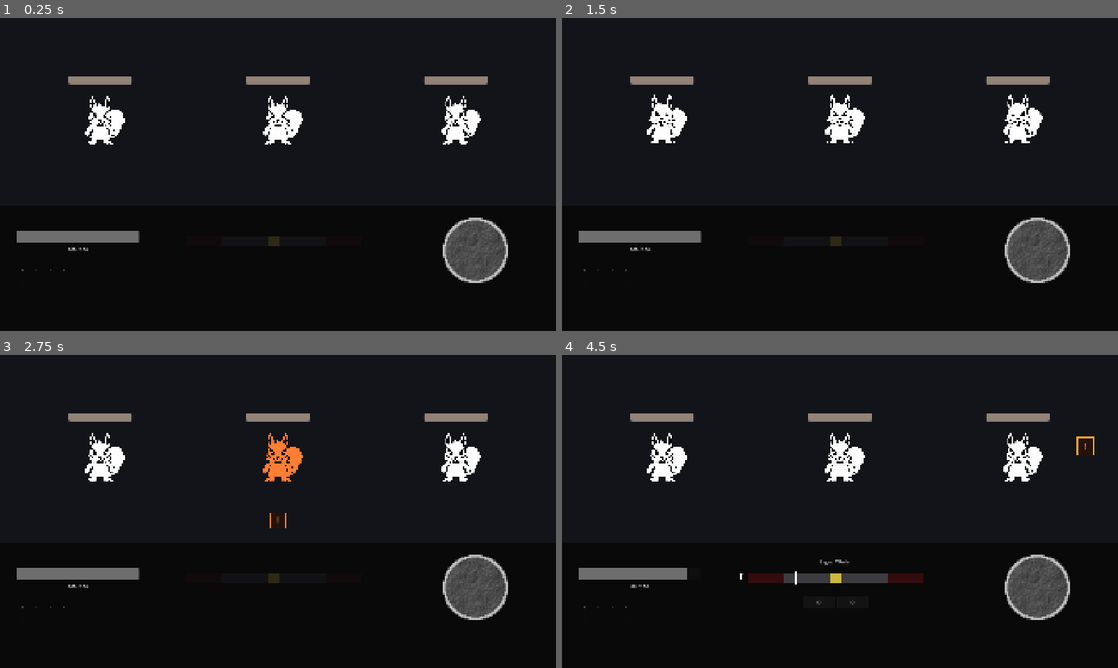
Above: before the commit, frames 1-4 (two rows, left to right).
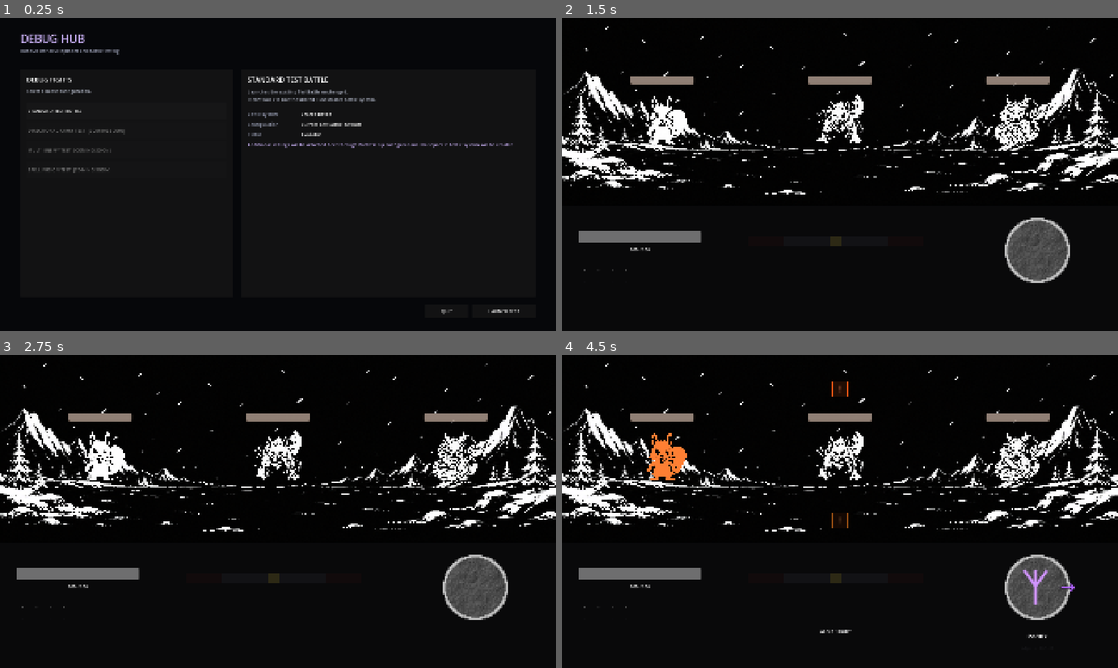
Above: after the commit, the same moments.

Repository: Jutland3301/RuneMaster
Game: Godot game, scene res://scenes/debug/debug_hub.tscn
Two runs of this game, one before a commit and one after it. Both use one fixed random seed, a clock stepped at 60 frames per second and the inputs below. Before the commit the project starts from res://scenes/battle/test_battle.tscn.
Inputs (mouse positions are in pixels of both pictures, inside the frame that each line leads up to):
- Up to frame 1 (0.25 s): no input
- Up to frame 2 (1.5 s): click (689, 111) at 0.5 s, where only the run after the commit has a clickable "STANDARD TEST BATTLE"; click (1067, 312) at 1.25 s, where only the run after the commit has a clickable "LAUNCH TEST"
- Up to frame 3 (2.75 s): tap Enter (battle_confirm) at 2, 2.1 s; move the mouse to (400, 495) at 2.02 s; hold Right (battle_right) from 2.03 s (still down)
- Up to frame 4 (4.5 s): move the mouse to (728, 527) at 2.77 s; release Right (battle_right) at 2.78 s; hold Down (battle_down) 2.78-3.53 s; tap Q (rune_slot_1) at 2.85 s; move the mouse to (895, 442) at 3.52 s; hold Right (battle_right) 3.53-4.28 s; tap A (rune_slot_2) at 3.6 s; move the mouse to (812, 574) at 4.27 s; hold Up (battle_up) from 4.28 s (still down); tap S (rune_slot_3) at 4.35 s

The runs differ from the first frame. In frame 1, 7.5% of the frame differs, in the area x 3-94%, y 5-95%; in frame 2, 7.4%; in frame 3, 7.8%; in frame 4, 9.6%, in the area x 0-100%, y 2-91%.

Commit message:
Update RuneMaster full project

Diff:
--- /dev/null
+++ b/data/battles/test_battle_setup.tres
@@ -0,0 +1,13 @@
+[gd_resource type="Resource" script_class="BattleSetup" format=3 uid="uid://dqfannx7unweu"]
+
+[ext_resource type="Script" uid="uid://b3wnvbqprkb7s" path="res://scripts/core/battle_setup.gd" id="1_ij211"]
+[ext_resource type="Texture2D" uid="uid://dlix4oo5ysbkt" path="res://assets/backgrounds/ChatGPT Image Sep 2, 2026, 08_42_44 PM (1).png" id="1_qywtd"]
+[ext_resource type="Script" uid="uid://c3wxua420qv55" path="res://scripts/data/enemy_data.gd" id="2_g804n"]
+[ext_resource type="Resource" uid="uid://cq5034p4dya5m" path="res://data/enemies/test_enemy_a.tres" id="3_csw26"]
+[ext_resource type="Resource" uid="uid://dbcjpfcx3mfv0" path="res://data/enemies/test_enemy_b.tres" id="4_rmh2y"]
+[ext_resource type="Resource" uid="uid://c6h7704x03c46" path="res://data/enemies/test_enemy_c.tres" id="5_5lcmo"]
+
+[resource]
+script = ExtResource("1_ij211")
+enemies = Array[ExtResource("2_g804n")]([ExtResource("3_csw26"), ExtResource("4_rmh2y"), ExtResource("5_5lcmo")])
+background = ExtResource("1_qywtd")
--- a/data/enemies/test_enemy_b.tres
+++ b/data/enemies/test_enemy_b.tres
@@ -2,7 +2,7 @@
 
 [ext_resource type="Script" uid="uid://c3wxua420qv55" path="res://scripts/data/enemy_data.gd" id="1_enemy"]
 [ext_resource type="Script" uid="uid://c66f1swmolkmf" path="res://scripts/data/attack_data.gd" id="2_attack"]
-[ext_resource type="Texture2D" uid="uid://cvkwgdn7r2qm" path="res://assets/enemies/Enemy1.png" id="3_7etvk"]
+[ext_resource type="Texture2D" uid="uid://dcrjsiyml2eio" path="res://assets/enemies/fenrir_512.png" id="3_7etvk"]
 
 [sub_resource type="Resource" id="AttackData_up"]
 script = ExtResource("2_attack")
--- a/data/enemies/test_enemy_c.tres
+++ b/data/enemies/test_enemy_c.tres
@@ -2,7 +2,7 @@
 
 [ext_resource type="Script" uid="uid://c3wxua420qv55" path="res://scripts/data/enemy_data.gd" id="1_enemy"]
 [ext_resource type="Script" uid="uid://c66f1swmolkmf" path="res://scripts/data/attack_data.gd" id="2_attack"]
-[ext_resource type="Texture2D" uid="uid://cvkwgdn7r2qm" path="res://assets/enemies/Enemy1.png" id="3_rwumo"]
+[ext_resource type="Texture2D" uid="uid://c7njulf8n72l" path="res://assets/enemies/jormungandr_512.png" id="3_rwumo"]
 
 [sub_resource type="Resource" id="AttackData_right"]
 script = ExtResource("2_attack")
--- a/project.godot
+++ b/project.godot
@@ -11,7 +11,7 @@
 [application]
 
 config/name="RuneMaster"
-run/main_scene="uid://dpmmsgmmfi1g2"
+run/main_scene="uid://g6j42jhb51n8"
 config/features=PackedStringArray("4.7", "GL Compatibility")
 config/icon="res://icon.svg"
 
--- a/scenes/battle/test_battle.tscn
+++ b/scenes/battle/test_battle.tscn
@@ -1,6 +1,14 @@
 [gd_scene format=3 uid="uid://dpmmsgmmfi1g2"]
 
 [ext_resource type="Script" uid="uid://0h1hgev8opv" path="res://scripts/battle/test_battle.gd" id="1_lghx1"]
+[ext_resource type="Script" uid="uid://ctqi88ju6cf5r" path="res://scripts/battle/battle_audio.gd" id="2_teaa6"]
+[ext_resource type="Resource" uid="uid://dqfannx7unweu" path="res://data/battles/test_battle_setup.tres" id="2_xkjlo"]
+[ext_resource type="AudioStream" uid="uid://brl3brx7dngwr" path="res://assets/audio/snowy-ambush-128-ytshorts.savetube.me.mp3" id="3_xkjlo"]
 
 [node name="TestBattle" type="Node" unique_id=720104457]
 script = ExtResource("1_lghx1")
+battle_setup = ExtResource("2_xkjlo")
+
+[node name="BattleAudio" type="Node" parent="." unique_id=1474276691]
+script = ExtResource("2_teaa6")
+bgm_stream = ExtResource("3_xkjlo")
--- /dev/null
+++ b/scenes/debug/debug_hub.tscn
@@ -0,0 +1,8 @@
+[gd_scene format=3 uid="uid://g6j42jhb51n8"]
+
+[ext_resource type="Script" uid="uid://ct40vve1iwnm1" path="res://scripts/ui/debug_hud.gd" id="1_phcor"]
+
+[node name="DebugHub" type="Control" unique_id=1978447970]
+layout_mode = 3
+anchors_preset = 0
+script = ExtResource("1_phcor")
--- a/scripts/battle/battle_audio.gd
+++ b/scripts/battle/battle_audio.gd
@@ -4,46 +4,76 @@
 const BGM_BUS := &"BGM"
 const SFX_BUS := &"SFX"
 
+@export_category("Battle Music")
+@export var bgm_stream: AudioStream
+@export_range(-40.0, 6.0, 0.5) var bgm_volume_db: float = -10.0
+
 var bgm_player: AudioStreamPlayer
 var sfx_player: AudioStreamPlayer
 var sfx_streams: Dictionary = {}
 
 
-func setup(bgm_stream: AudioStream) -> void:
+func _ready() -> void:
+	_setup_audio()
+
+
+func _setup_audio() -> void:
 	_ensure_bus(BGM_BUS)
 	_ensure_bus(SFX_BUS)
 
 	bgm_player = AudioStreamPlayer.new()
-	bgm_player.name = "BattleBGM"
+	bgm_player.name = "BGMPlayer"
 	bgm_player.bus = BGM_BUS
-	bgm_player.volume_db = -10.0
+	bgm_player.volume_db = bgm_volume_db
 	add_child(bgm_player)
 
 	sfx_player = AudioStreamPlayer.new()
-	sfx_player.name = "BattleSFX"
+	sfx_player.name = "SFXPlayer"
 	sfx_player.bus = SFX_BUS
 	add_child(sfx_player)
 
 	if bgm_stream == null:
-		push_warning("Basic Battle BGM 1 was not found; battle will run silently.")
+		push_warning(
+			"BattleAudio: No BGM is assigned in the Inspector."
+		)
 		return
 
-	if bgm_stream is AudioStreamOggVorbis:
-		(bgm_stream as AudioStreamOggVorbis).loop = true
-	elif bgm_stream is AudioStreamWAV:
-		(bgm_stream as AudioStreamWAV).loop_mode = AudioStreamWAV.LOOP_FORWARD
+	var playback_stream := bgm_stream.duplicate() as AudioStream
+	_enable_loop(playback_stream)
 
-	bgm_player.stream = bgm_stream
+	bgm_player.stream = playback_stream
 	bgm_player.play()
 
 
-func register_sfx(hook: StringName, stream: AudioStream) -> void:
+func _enable_loop(audio_stream: AudioStream) -> void:
+	if audio_stream is AudioStreamMP3:
+		(audio_stream as AudioStreamMP3).loop = true
+
+	elif audio_stream is AudioStreamOggVorbis:
+		(audio_stream as AudioStreamOggVorbis).loop = true
+
+	elif audio_stream is AudioStreamWAV:
+		(audio_stream as AudioStreamWAV).loop_mode = (
+			AudioStreamWAV.LOOP_FORWARD
+		)
+
+
+func register_sfx(
+	hook: StringName,
+	stream: AudioStream
+) -> void:
 	if stream != null:
 		sfx_streams[hook] = stream
 
 
-func play_sfx(hook: StringName, pitch: float = 1.0) -> void:
-	if not sfx_streams.has(hook) or sfx_player == null:
+func play_sfx(
+	hook: StringName,
+	pitch: float = 1.0
+) -> void:
+	if not sfx_streams.has(hook):
+		return
+
+	if sfx_player == null:
 		return
 
 	sfx_player.stream = sfx_streams[hook]
@@ -61,4 +91,7 @@
 		return
 
 	AudioServer.add_bus()
-	AudioServer.set_bus_name(AudioServer.bus_count - 1, bus_name)
+	AudioServer.set_bus_name(
+		AudioServer.bus_count - 1,
+		bus_name
+	)
--- a/scripts/battle/test_battle.gd
+++ b/scripts/battle/test_battle.gd
@@ -33,8 +33,10 @@
 var loadout_ui: LoadoutKeybindUI
 var debug_overlay: DebugOverlay
 var battle_result: BattleResult
-var battle_setup: BattleSetup
-var battle_audio: BattleAudio
+@export var battle_setup: BattleSetup
+@onready var battle_audio: BattleAudio = get_node(
+	"BattleAudio"
+) as BattleAudio
 
 var total_perfects: int = 0
 var parry_count: int = 0
@@ -43,15 +45,23 @@
 var spell_use_counts: Dictionary = {}
 var defeated_enemy_ids: Array[StringName] = []
 
+
+
 func _ready() -> void:
 	if has_queued_rng_seed:
 		rng_seed = queued_rng_seed
 
 	battle_result = BattleResult.new()
-	battle_setup = BattleSetup.consume_queued()
+	var queued_setup := BattleSetup.consume_queued()
+
+	if queued_setup != null:
+		battle_setup = queued_setup
 
 	if battle_setup == null:
-		battle_setup = _create_default_test_setup()
+		push_error(
+			"TestBattle: BattleSetup is not assigned."
+		)
+		return
 
 	persistent_data = SaveSystem.load_player()
 	persistent_data.validate_loadout()
@@ -128,11 +138,6 @@
 	player_status = StatusEffectController.new()
 	player_status.name = "PlayerStatus"
 	add_child(player_status)
-
-	battle_audio = BattleAudio.new()
-	battle_audio.name = "BattleAudio"
-	add_child(battle_audio)
-	battle_audio.setup(battle_setup.bgm)
 
 	battle_manager.register_player(player)
 
--- a/scripts/core/battle_setup.gd
+++ b/scripts/core/battle_setup.gd
@@ -1,14 +1,15 @@
 class_name BattleSetup
-extends RefCounted
+extends Resource
 
 static var pending_setup: BattleSetup = null
 
-var enemies: Array[EnemyData] = []
+@export_category("Battle")
+@export var enemies: Array[EnemyData] = []
+@export var background: Texture2D
 
-var background: Texture2D = null
-var bgm: AudioStream = null
+@export_category("Navigation")
+@export_file("*.tscn") var origin_scene_path: String = ""
 
-var origin_scene_path: String = ""
 var special_metadata: Dictionary = {}
 
 
@@ -18,7 +19,9 @@
 	enemies = p_enemies
 
 
-static func queue_for_next_battle(setup: BattleSetup) -> void:
+static func queue_for_next_battle(
+	setup: BattleSetup
+) -> void:
 	pending_setup = setup
 
 
--- a/scripts/ui/battle_ui.gd
+++ b/scripts/ui/battle_ui.gd
@@ -1,5 +1,7 @@
 class_name BattleUI
 extends CanvasLayer
+
+const ALGIZ_RUNE: RuneData = preload("res://data/runes/algiz.tres")
 
 var root: Control
 
@@ -505,11 +507,22 @@
 		direction_name
 	)
 
+	fusion_ui.show_parry(
+		ALGIZ_RUNE,
+		direction as EnemyAttackEvent.ParryDirection
+	)
+
 
 func _on_parry_cleared() -> void:
 	casting_ui.show_parry(
 		false,
 		""
+	)
+
+	var combo: Array[RuneData] = battle_ref.rune_caster.combo
+	fusion_ui.update_combo(
+		combo,
+		battle_ref.rune_caster.get_current_spell()
 	)
 
 
--- /dev/null
+++ b/scripts/ui/debug_hud.gd
@@ -0,0 +1,317 @@
+class_name DebugHub
+extends Control
+
+# 現在project.godotのmain_sceneに指定されているTestBattle。
+const STANDARD_TEST_BATTLE: PackedScene = preload(
+	"uid://dpmmsgmmfi1g2"
+)
+
+var fight_list: VBoxContainer
+var settings_container: VBoxContainer
+var launch_button: Button
+
+var selected_fight: StringName = &"standard_test_battle"
+
+
+func _ready() -> void:
+	set_anchors_and_offsets_preset(Control.PRESET_FULL_RECT)
+	_build_ui()
+	_select_fight(&"standard_test_battle")
+
+
+func _build_ui() -> void:
+	var background := ColorRect.new()
+	background.set_anchors_and_offsets_preset(Control.PRESET_FULL_RECT)
+	background.color = Color(0.025, 0.028, 0.04)
+	background.mouse_filter = Control.MOUSE_FILTER_IGNORE
+	add_child(background)
+
+	var margin := MarginContainer.new()
+	margin.set_anchors_and_offsets_preset(Control.PRESET_FULL_RECT)
+	margin.add_theme_constant_override("margin_left", 70)
+	margin.add_theme_constant_override("margin_top", 45)
+	margin.add_theme_constant_override("margin_right", 70)
+	margin.add_theme_constant_override("margin_bottom", 45)
+	add_child(margin)
+
+	var page := VBoxContainer.new()
+	page.add_theme_constant_override("separation", 24)
+	margin.add_child(page)
+
+	var header := _build_header()
+	page.add_child(header)
+
+	var divider := HSeparator.new()
+	page.add_child(divider)
+
+	var body := HBoxContainer.new()
+	body.size_flags_vertical = Control.SIZE_EXPAND_FILL
+	body.add_theme_constant_override("separation", 28)
+	page.add_child(body)
+
+	var fight_panel := _build_fight_panel()
+	fight_panel.size_flags_horizontal = Control.SIZE_EXPAND_FILL
+	fight_panel.size_flags_stretch_ratio = 0.42
+	body.add_child(fight_panel)
+
+	var settings_panel := _build_settings_panel()
+	settings_panel.size_flags_horizontal = Control.SIZE_EXPAND_FILL
+	settings_panel.size_flags_stretch_ratio = 0.58
+	body.add_child(settings_panel)
+
+	var footer := _build_footer()
+	page.add_child(footer)
+
+
+func _build_header() -> Control:
+	var container := VBoxContainer.new()
+	container.add_theme_constant_override("separation", 4)
+
+	var title := Label.new()
+	title.text = "DEBUG HUB"
+	title.add_theme_font_size_override("font_size", 38)
+	title.add_theme_color_override(
+		"font_color",
+		Color(0.82, 0.72, 1.0)
+	)
+	container.add_child(title)
+
+	var subtitle := Label.new()
+	subtitle.text = (
+		"RuneMaster development and battle testing"
+	)
+	subtitle.add_theme_font_size_override("font_size", 16)
+	subtitle.add_theme_color_override(
+		"font_color",
+		Color(0.58, 0.60, 0.68)
+	)
+	container.add_child(subtitle)
+
+	return container
+
+
+func _build_fight_panel() -> PanelContainer:
+	var panel := PanelContainer.new()
+
+	var margin := MarginContainer.new()
+	margin.add_theme_constant_override("margin_left", 22)
+	margin.add_theme_constant_override("margin_top", 20)
+	margin.add_theme_constant_override("margin_right", 22)
+	margin.add_theme_constant_override("margin_bottom", 20)
+	panel.add_child(margin)
+
+	var content := VBoxContainer.new()
+	content.add_theme_constant_override("separation", 12)
+	margin.add_child(content)
+
+	var heading := Label.new()
+	heading.text = "DEBUG FIGHTS"
+	heading.add_theme_font_size_override("font_size", 22)
+	content.add_child(heading)
+
+	var description := Label.new()
+	description.text = "Select a battle configuration."
+	description.add_theme_color_override(
+		"font_color",
+		Color(0.65, 0.67, 0.72)
+	)
+	content.add_child(description)
+
+	var separator := HSeparator.new()
+	content.add_child(separator)
+
+	fight_list = VBoxContainer.new()
+	fight_list.add_theme_constant_override("separation", 10)
+	content.add_child(fight_list)
+
+	_add_fight_button(
+		"STANDARD TEST BATTLE",
+		&"standard_test_battle",
+		false
+	)
+
+	_add_fight_button(
+		"DIRECTIONAL PARRY TEST",
+		&"directional_parry_test",
+		true
+	)
+
+	_add_fight_button(
+		"MULTI-ENEMY TEST",
+		&"multi_enemy_test",
+		true
+	)
+
+	_add_fight_button(
+		"SPELL FUSION TEST",
+		&"spell_fusion_test",
+		true
+	)
+
+	return panel
+
+
+func _build_settings_panel() -> PanelContainer:
+	var panel := PanelContainer.new()
+
+	var margin := MarginContainer.new()
+	margin.add_theme_constant_override("margin_left", 22)
+	margin.add_theme_constant_override("margin_top", 20)
+	margin.add_theme_constant_override("margin_right", 22)
+	margin.add_theme_constant_override("margin_bottom", 20)
+	panel.add_child(margin)
+
+	settings_container = VBoxContainer.new()
+	settings_container.add_theme_constant_override("separation", 12)
+	margin.add_child(settings_container)
+
+	return panel
+
+
+func _build_footer() -> Control:
+	var footer := HBoxContainer.new()
+	footer.add_theme_constant_override("separation", 12)
+
+	var spacer := Control.new()
+	spacer.size_flags_horizontal = Control.SIZE_EXPAND_FILL
+	footer.add_child(spacer)
+
+	var quit_button := Button.new()
+	quit_button.text = "QUIT"
+	quit_button.custom_minimum_size = Vector2(150, 48)
+	quit_button.pressed.connect(_on_quit_pressed)
+	footer.add_child(quit_button)
+
+	launch_button = Button.new()
+	launch_button.text = "LAUNCH TEST"
+	launch_button.custom_minimum_size = Vector2(220, 48)
+	launch_button.pressed.connect(_on_launch_pressed)
+	footer.add_child(launch_button)
+
+	return footer
+
+
+func _add_fight_button(
+	text: String,
+	fight_id: StringName,
+	disabled: bool
+) -> void:
+	var button := Button.new()
+	button.text = (
+		text + "  [COMING SOON]"
+		if disabled
+		else text
+	)
+	button.custom_minimum_size = Vector2(0, 58)
+	button.disabled = disabled
+	button.alignment = HORIZONTAL_ALIGNMENT_LEFT
+	button.pressed.connect(_select_fight.bind(fight_id))
+	fight_list.add_child(button)
+
+
+func _select_fight(fight_id: StringName) -> void:
+	selected_fight = fight_id
+
+	for child in settings_container.get_children():
+		child.queue_free()
+
+	match selected_fight:
+		&"standard_test_battle":
+			_build_standard_test_settings()
+
+		_:
+			_build_unavailable_settings()
+
+
+func _build_standard_test_settings() -> void:
+	var heading := Label.new()
+	heading.text = "STANDARD TEST BATTLE"
+	heading.add_theme_font_size_override("font_size", 24)
+	settings_container.add_child(heading)
+
+	var description := Label.new()
+	description.text = (
+		"Launches the existing TestBattle unchanged.\n"
+		+ "It continues to use the shared RuneMaster battle system."
+	)
+	description.autowrap_mode = TextServer.AUTOWRAP_WORD_SMART
+	description.add_theme_color_override(
+		"font_color",
+		Color(0.68, 0.70, 0.76)
+	)
+	settings_container.add_child(description)
+
+	var separator := HSeparator.new()
+	settings_container.add_child(separator)
+
+	_add_information_row(
+		"Battle system",
+		"Shared Battle"
+	)
+
+	_add_information_row(
+		"Configuration",
+		"Current TestBattle defaults"
+	)
+
+	_add_information_row(
+		"Status",
+		"Available"
+	)
+
+	var notice := Label.new()
+	notice.text = (
+		"Additional settings will be attached here through "
+		+ "BattleSetup configurations. No separate battle "
+		+ "system will be created."
+	)
+	notice.autowrap_mode = TextServer.AUTOWRAP_WORD_SMART
+	notice.add_theme_color_override(
+		"font_color",
+		Color(0.82, 0.72, 1.0)
+	)
+	settings_container.add_child(notice)
+
+	launch_button.disabled = false
+
+
+func _build_unavailable_settings() -> void:
+	var label := Label.new()
+	label.text = "This debug fight is not configured yet."
+	settings_container.add_child(label)
+	launch_button.disabled = true
+
+
+func _add_information_row(
+	key_text: String,
+	value_text: String
+) -> void:
+	var row := HBoxContainer.new()
+
+	var key_label := Label.new()
+	key_label.text = key_text
+	key_label.custom_minimum_size.x = 180
+	key_label.add_theme_color_override(
+		"font_color",
+		Color(0.58, 0.60, 0.68)
+	)
+	row.add_child(key_label)
+
+	var value_label := Label.new()
+	value_label.text = value_text
+	value_label.size_flags_horizontal = Control.SIZE_EXPAND_FILL
+	row.add_child(value_label)
+
+	settings_container.add_child(row)
+
+
+func _on_launch_pressed() -> void:
+	match selected_fight:
+		&"standard_test_battle":
+			get_tree().change_scene_to_packed(
+				STANDARD_TEST_BATTLE
+			)
+
+
+func _on_quit_pressed() -> void:
+	get_tree().quit()
--- a/scripts/ui/fusion_ui.gd
+++ b/scripts/ui/fusion_ui.gd
@@ -70,10 +70,7 @@
 	combo: Array[RuneData],
 	spell: SpellData
 ) -> void:
-	for symbol in rune_symbols:
-		symbol.queue_free()
-
-	rune_symbols.clear()
+	_clear_symbols()
 
 	var names: Array[String] = []
 
@@ -95,6 +92,40 @@
 	var fused_color := _get_fused_color(combo)
 
 	_flash_fusion_color(fused_color)
+
+
+func show_parry(
+	algiz: RuneData,
+	direction: EnemyAttackEvent.ParryDirection
+) -> void:
+	_clear_symbols()
+
+	_add_rune_symbol(algiz)
+
+	var direction_name := String(
+		EnemyAttackEvent.ParryDirection.keys()[direction]
+	)
+
+	# FRONT is the unfused Algiz stance. A directional stance visually
+	# combines Algiz with its arrow in the same fusion circle.
+	if direction != EnemyAttackEvent.ParryDirection.FRONT:
+		_add_direction_symbol(direction, algiz.rune_color)
+
+	spell_label.text = "PARRY"
+	component_label.text = (
+		algiz.display_name
+		if direction == EnemyAttackEvent.ParryDirection.FRONT
+		else algiz.display_name + "  +  " + direction_name
+	)
+
+	_flash_fusion_color(algiz.rune_color.lightened(0.18))
+
+
+func _clear_symbols() -> void:
+	for symbol in rune_symbols:
+		symbol.queue_free()
+
+	rune_symbols.clear()
 
 func flash_fire() -> void:
 	var flash := ColorRect.new()
@@ -197,6 +228,60 @@
 	symbol_layer.add_child(symbol)
 	rune_symbols.append(symbol)
 
+
+func _add_direction_symbol(
+	direction: EnemyAttackEvent.ParryDirection,
+	color: Color
+) -> void:
+	var direction_label := Label.new()
+	direction_label.text = {
+		EnemyAttackEvent.ParryDirection.UP: "↑",
+		EnemyAttackEvent.ParryDirection.DOWN: "↓",
+		EnemyAttackEvent.ParryDirection.LEFT: "←",
+		EnemyAttackEvent.ParryDirection.RIGHT: "→",
+	}.get(direction, "")
+
+	direction_label.horizontal_alignment = HORIZONTAL_ALIGNMENT_CENTER
+	direction_label.vertical_alignment = VERTICAL_ALIGNMENT_CENTER
+	direction_label.add_theme_font_size_override("font_size", 64)
+	direction_label.add_theme_color_override(
+		"font_color",
+		color.lightened(0.35)
+	)
+	direction_label.add_theme_color_override(
+		"font_outline_color",
+		Color(0.04, 0.04, 0.05, 0.9)
+	)
+	direction_label.add_theme_constant_override("outline_size", 5)
+
+	var center_x := 0.5
+	var center_y := 0.34
+	var half_size := 0.11
+	var offset := Vector2.ZERO
+
+	match direction:
+		EnemyAttackEvent.ParryDirection.UP:
+			offset.y = -0.21
+		EnemyAttackEvent.ParryDirection.DOWN:
+			offset.y = 0.21
+		EnemyAttackEvent.ParryDirection.LEFT:
+			offset.x = -0.22
+		EnemyAttackEvent.ParryDirection.RIGHT:
+			offset.x = 0.22
+
+	direction_label.anchor_left = center_x + offset.x - half_size
+	direction_label.anchor_right = center_x + offset.x + half_size
+	direction_label.anchor_top = center_y + offset.y - half_size
+	direction_label.anchor_bottom = center_y + offset.y + half_size
+	direction_label.offset_left = 0.0
+	direction_label.offset_top = 0.0
+	direction_label.offset_right = 0.0
+	direction_label.offset_bottom = 0.0
+	direction_label.mouse_filter = Control.MOUSE_FILTER_IGNORE
+
+	symbol_layer.add_child(direction_label)
+	rune_symbols.append(direction_label)
+
 func _get_fused_color(combo: Array[RuneData]) -> Color:
 	if combo.is_empty():
 		return Color.WHITE
Not shown, added: assets/audio/snowy-ambush-128-ytshorts.savetube.me.mp3.import
Binary file added: assets/backgrounds/ChatGPT Image Sep 2, 2026, 08_42_44 PM (1).png
Not shown, added: assets/backgrounds/ChatGPT Image Sep 2, 2026, 08_42_44 PM (1).png.import
Binary file added: assets/backgrounds/ChatGPT Image Sep 2, 2026, 08_42_44 PM (2).png
Not shown, added: assets/backgrounds/ChatGPT Image Sep 2, 2026, 08_42_44 PM (2).png.import
Binary file added: assets/enemies/draugr_512.png
Not shown, added: assets/enemies/draugr_512.png.import
Binary file added: assets/enemies/fenrir_512.png
Not shown, added: assets/enemies/fenrir_512.png.import
Binary file added: assets/enemies/hel_512.png
Not shown, added: assets/enemies/hel_512.png.import
Binary file added: assets/enemies/jormungandr_512.png
(and 9 more such lines)
